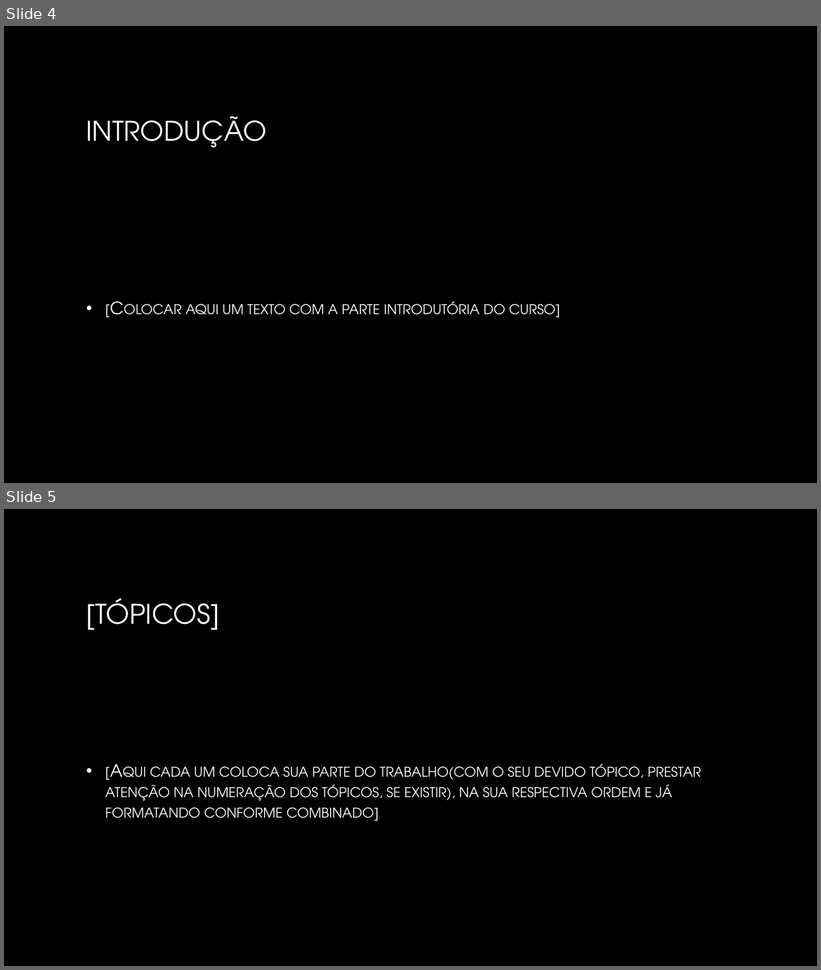
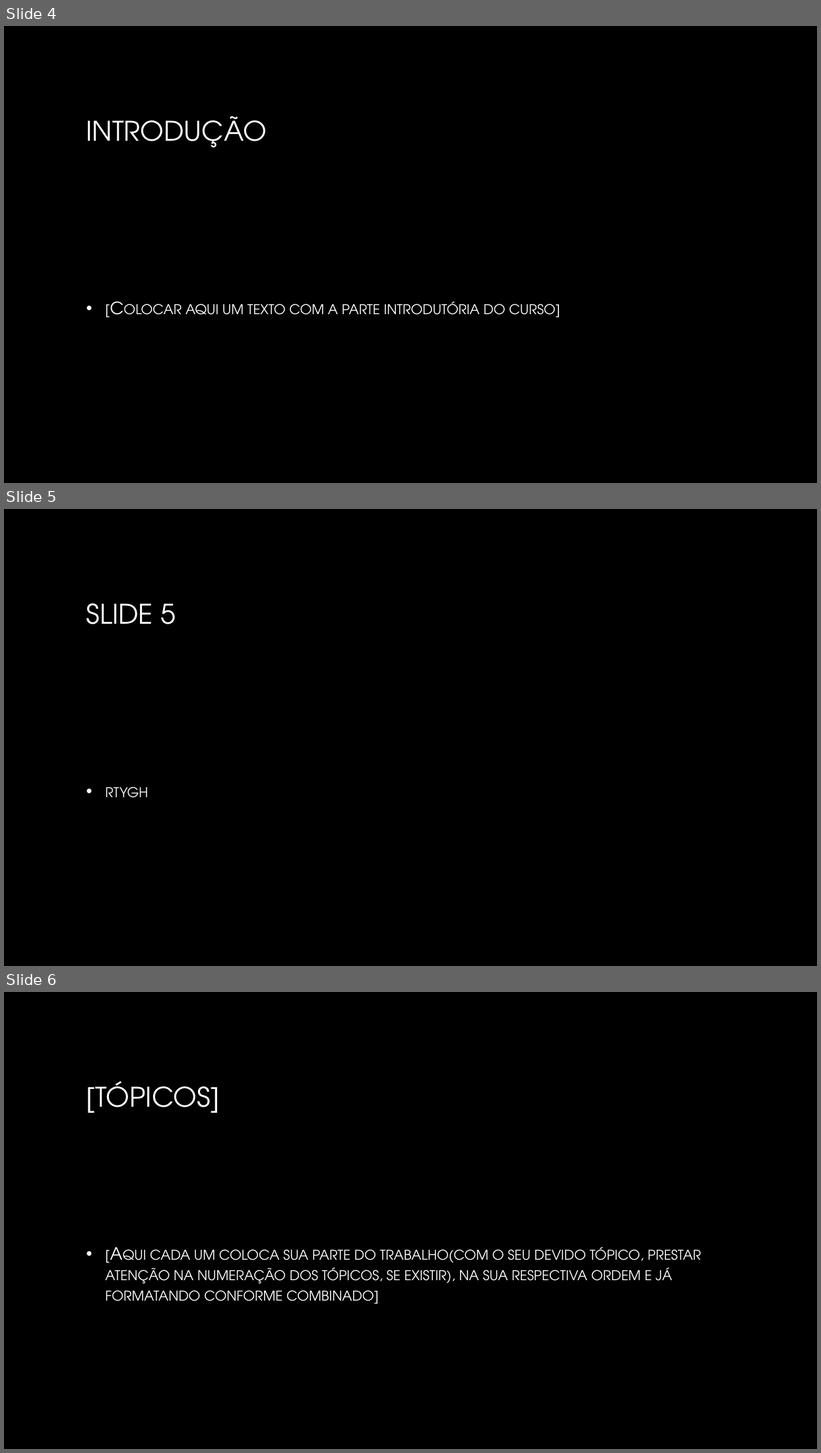
Before and after one commit to fmassaretto/trabalhoScala, a slide deck: Curso de Introdução à linguagem Scala.pptx. Shown one above the other, each under a label of ours: slides 4 and 5 before the commit, slides 4, 5 and 6 after it. The pictures are 821x970 and 821x1453 pixels, drawn with LibreOffice and Linux fonts; fonts in the diff are those of the drawing; background and template pictures are left out. Boxes give left, top, right and bottom in pixels: in the first picture for what was removed or moved away, otherwise in the second. Text is boxed around its words. In the diff, an @@ line names an element or a change of style, - is before the commit and + after.

Commit message:
slide 5

```diff
--- a/Curso de Introdução à linguagem Scala.pptx
+++ b/Curso de Introdução à linguagem Scala.pptx
@@ slide 5 added at box(4, 509, 817, 966), background picture (left out) @@
@@ title added at box(86, 603, 176, 625), 32 pt, text gradient #FFFFFF to #A6A6A6 @@
+SLIDE 5
@@ text added at box(105, 787, 148, 798), 20 pt, text gradient #FFFFFF to #BFBFBF, small capitals @@
+• rtygh
@@ what was slide 5 is now slide 6 @@
```
